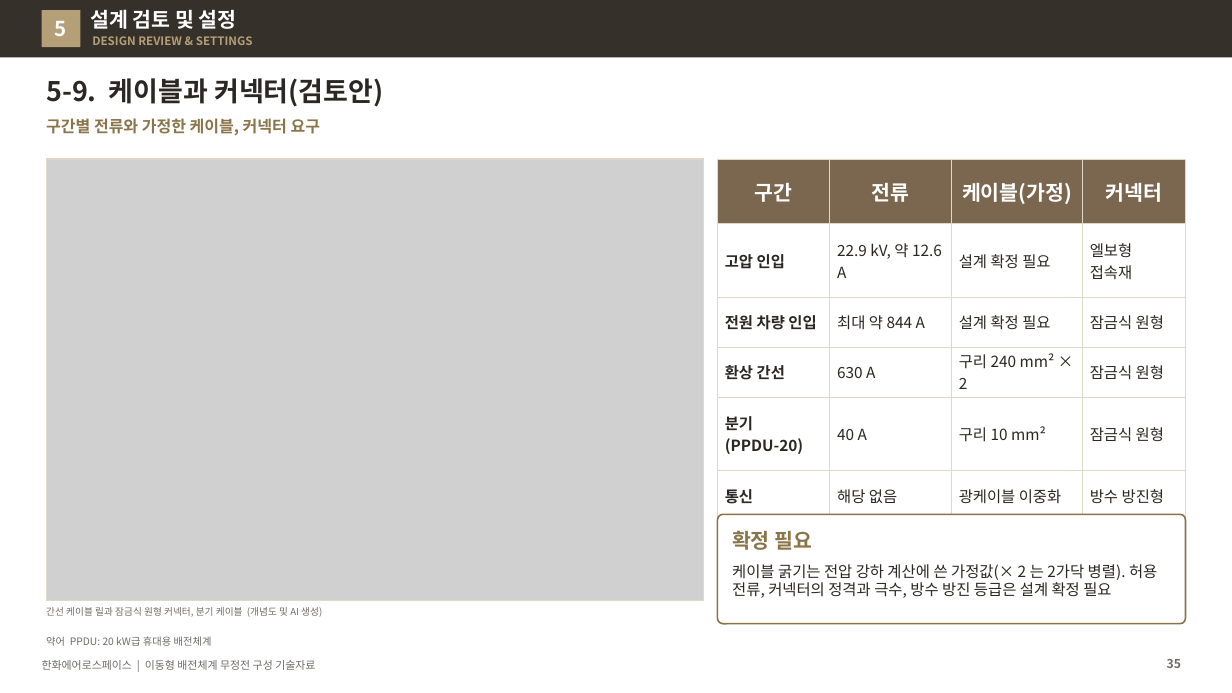
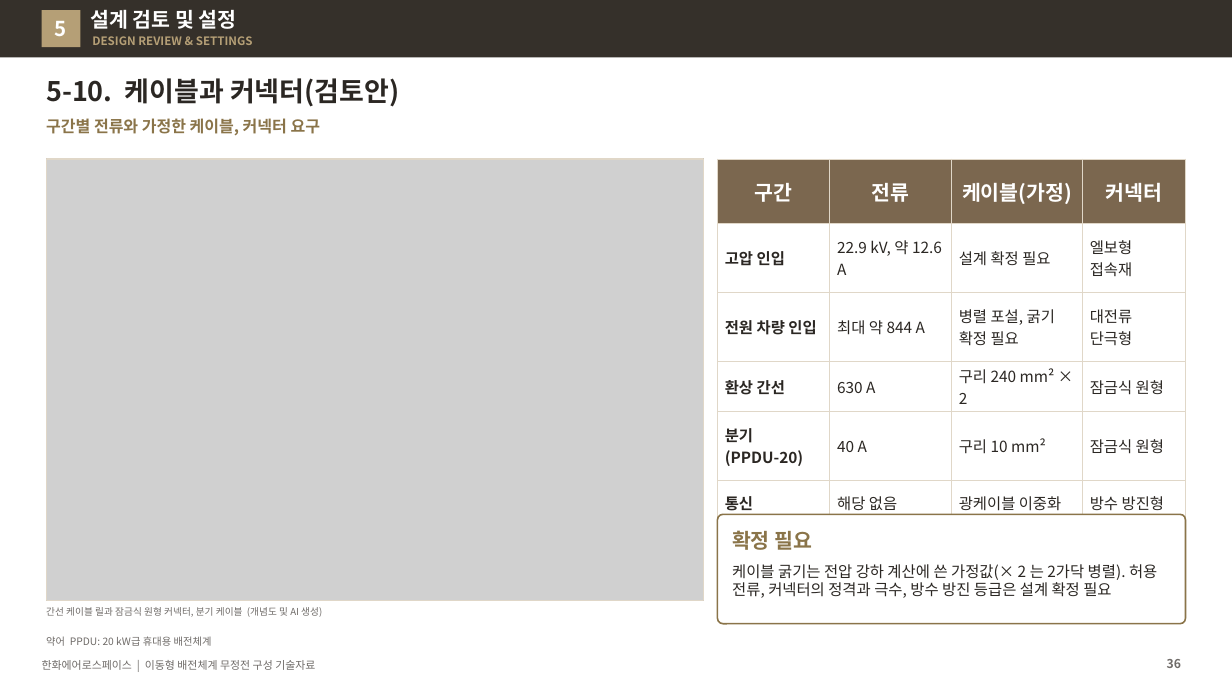
Before and after one commit to byunjd112-hue/headroom, a slide deck: slide 36 of mobile_ems/docs/out/IFPS_이동형배전체계_무정전구성_기술자료_Rev72.pptx (slide 35 before the commit). Drawn at 1232x693 pixels with LibreOffice and Linux fonts; fonts in the diff are those of the drawing; grey boxes stand for pictures. Boxes give left, top, right and bottom in pixels: in the first picture for what was removed or moved away, otherwise in the second. Text is boxed around its words. In the diff, an @@ line names an element or a change of style, - is before the commit and + after.

```diff
--- a/mobile_ems/docs/out/IFPS_이동형배전체계_무정전구성_기술자료_Rev72.pptx
+++ b/mobile_ems/docs/out/IFPS_이동형배전체계_무정전구성_기술자료_Rev72.pptx
@@ title at [46, 78, 399, 107]: text changed @@
-5-9. 케이블과 커넥터(검토안)
+5-10. 케이블과 커넥터(검토안)
@@ table at [717, 159, 1186, 518] @@
-row 3, column 3: 설계 확정 필요
+row 3, column 3: 병렬 포설, 굵기 확정 필요
-row 3, column 4: 잠금식 원형
+row 3, column 4: 대전류 단극형
```
Also in this commit, not shown: 14 other slides changed, 1 slide added, 4 other files.
